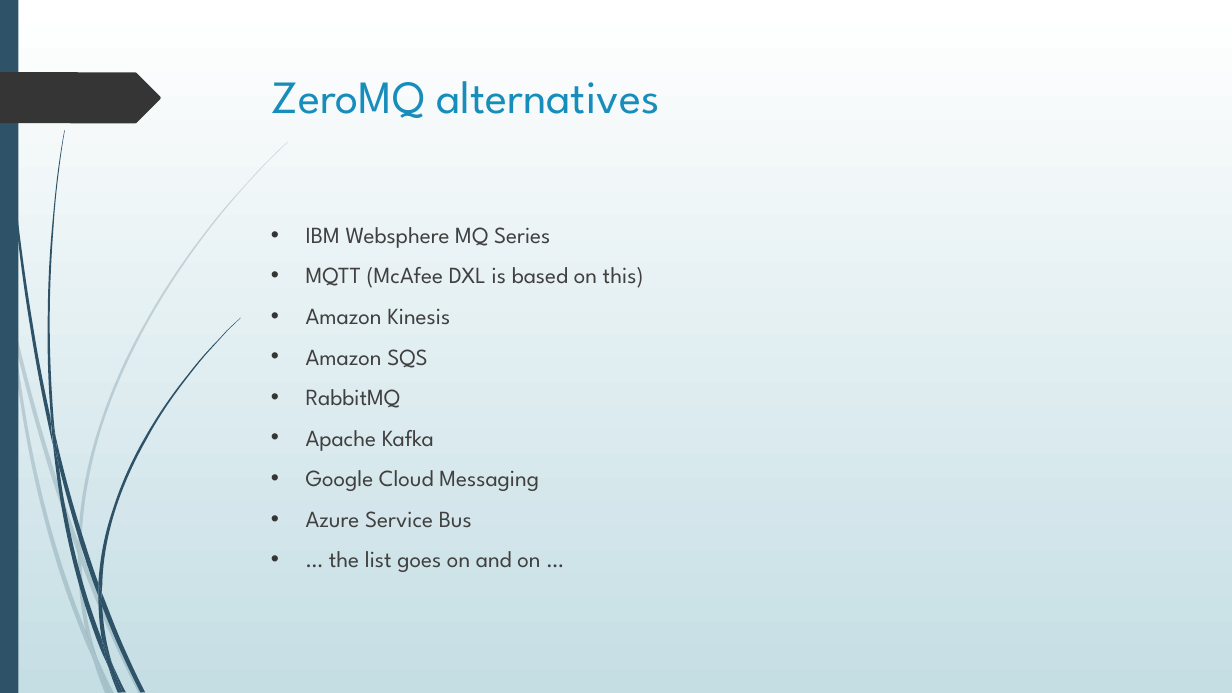
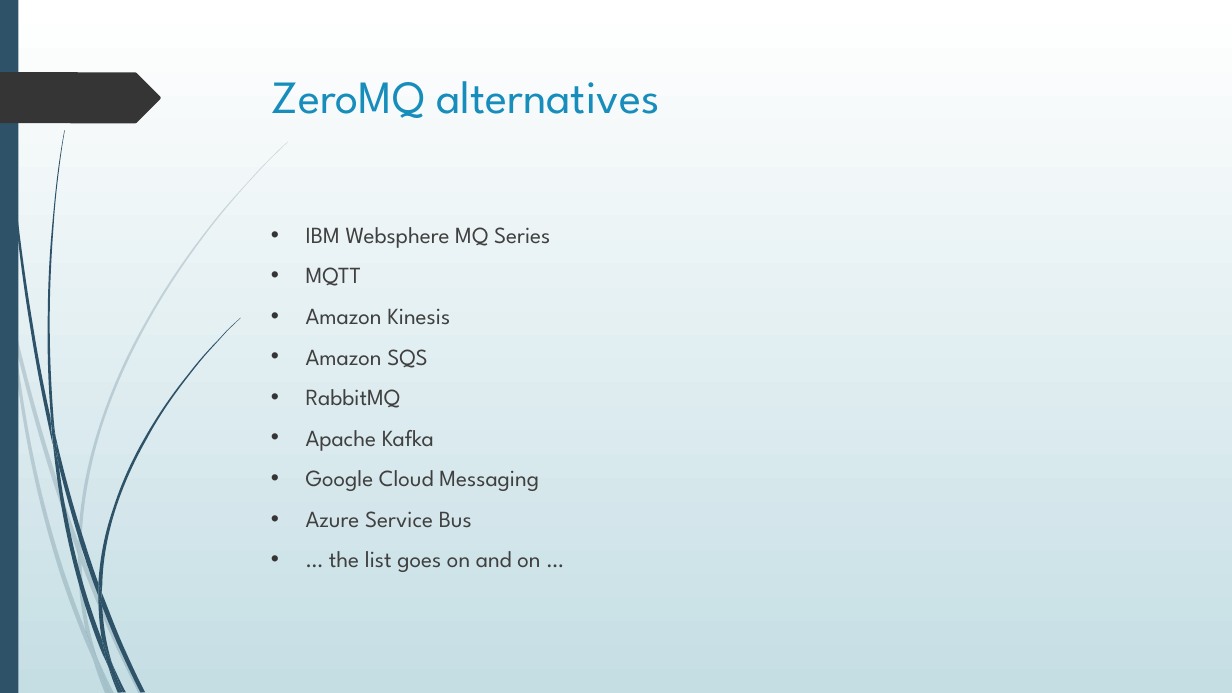
Before and after one commit to bhattacharjee/producer-consumer, a slide deck: slide 25 of Presentation1.pptx. Drawn at 1232x693 pixels with LibreOffice and Linux fonts; fonts in the diff are those of the drawing. Boxes give left, top, right and bottom in pixels: in the first picture for what was removed or moved away, otherwise in the second. Text is boxed around its words. In the diff, an @@ line names an element or a change of style, - is before the commit and + after.

Commit message:
update presentation

```diff
--- a/Presentation1.pptx
+++ b/Presentation1.pptx
@@ text at [306,267,361,286]: text changed @@
-• MQTT (McAfee DXL is based on this)
+• MQTT
```
